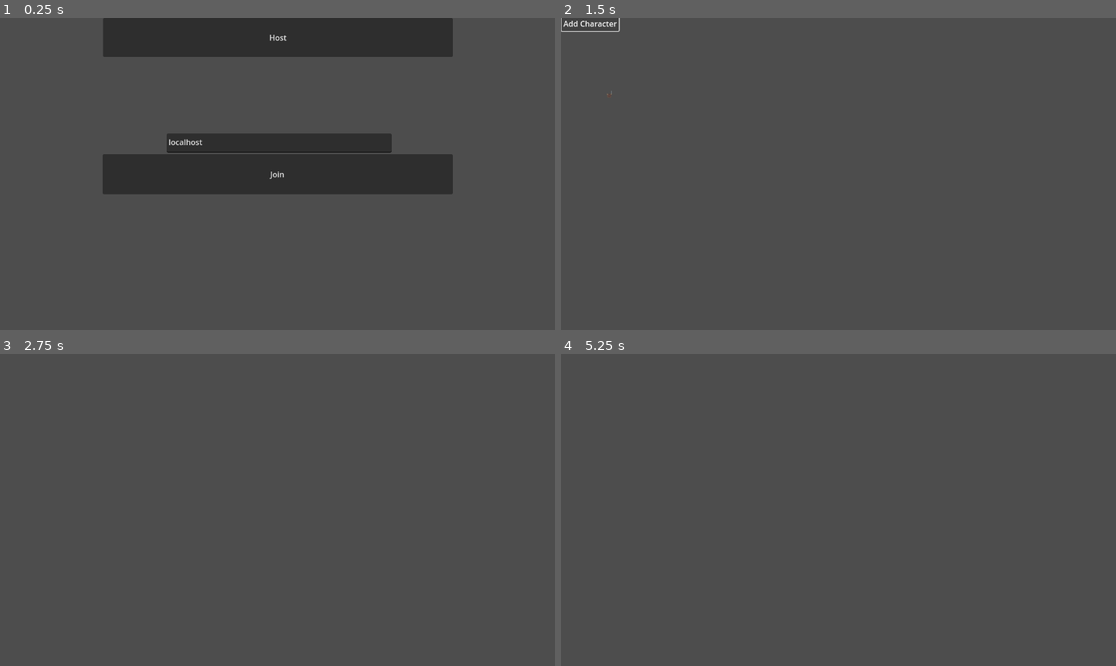
Above: before the commit, frames 1-4 (two rows, left to right).
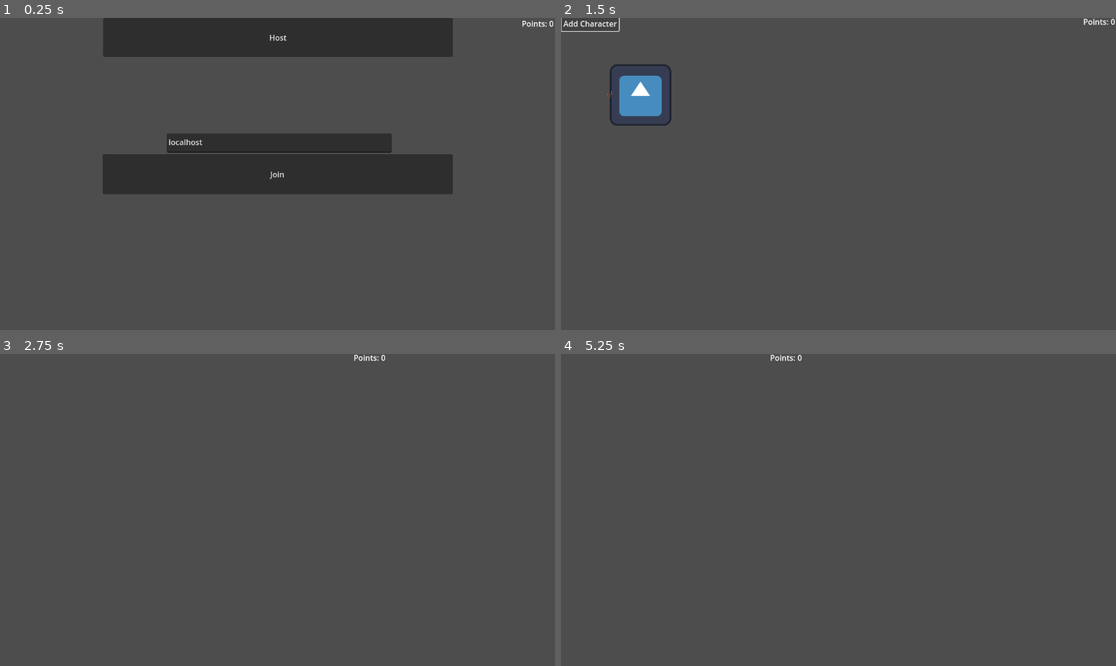
Above: after the commit, the same moments.

Repository: tomeng99/aoe-game-godot
Game: Godot game, scene res://scenes/Menu.tscn
Same seed, same stepped clock (60 frames per second), same inputs: the game is played once before the commit and once after it. The engine's default icon, where the game draws it, is replaced by a stand-in: a white triangle on a blue panel in a dark square.
Inputs (mouse positions are in pixels of both pictures, inside the frame that each line leads up to):
- Up to frame 1 (0.25 s): no input
- Up to frame 2 (1.5 s): click "Host" at 0.5 s; click "Add Character" at 1.25 s
- Up to frame 3 (2.75 s): tap Enter at 2 s; move the mouse to (49, 428) at 2.02 s; hold Right (ui_right) from 2.03 s (still down); click (49, 428) at 2.17 s
- Up to frame 4 (5.25 s): move the mouse to (727, 525) at 2.77 s; release Right (ui_right) at 2.78 s; hold Down (ui_down) 2.78-3.53 s; click (727, 525) at 2.92 s; tap Space at 3.5, 5 s; move the mouse to (894, 441) at 3.52 s; hold Right (ui_right) 3.53-4.28 s; click (894, 441) at 3.67 s; tap Enter at 4.25 s; move the mouse to (810, 572) at 4.27 s; hold Up (ui_up) 4.28-5.03 s; click (810, 572) at 4.42 s; move the mouse to (1005, 556) at 5.02 s; hold Left (ui_left) from 5.03 s (still down); click (1005, 556) at 5.17 s

The runs differ from the first frame. In frame 1, less than 0.1% of the frame differs, in the area x 94-100%, y 0-3%; in frame 2, 1.3%, in the area x 8-100%, y 0-35%; in frame 3, less than 0.1%; in frame 4, less than 0.1%.
Error after the commit: Out of bounds get index '0' (on base: 'Array[Node2D]') (res://scenes/apple.gd:9)

Commit message:
add apple

Diff:
--- a/scenes/Menu.tscn
+++ b/scenes/Menu.tscn
@@ -46,9 +46,16 @@
 placeholder_text = "IP"
 
 [node name="MultiplayerSpawner" type="MultiplayerSpawner" parent="."]
-_spawnable_scenes = PackedStringArray("res://scenes/Player.tscn", "res://scenes/Player.tscn", "res://scenes/Character.tscn", "res://scenes/AnotherCharacterSlow.tscn")
+_spawnable_scenes = PackedStringArray("res://scenes/Player.tscn", "res://scenes/Character.tscn", "res://scenes/AnotherCharacterSlow.tscn", "res://scenes/apple.tscn")
 spawn_path = NodePath("..")
 script = ExtResource("3_msxbj")
 
+[node name="Points" type="Label" parent="."]
+offset_left = 984.0
+offset_right = 1150.0
+offset_bottom = 23.0
+text = "Points: 0"
+horizontal_alignment = 2
+
 [connection signal="pressed" from="MenuBar/host" to="." method="_on_host_pressed"]
 [connection signal="pressed" from="MenuBar/join" to="." method="_on_join_pressed"]
--- /dev/null
+++ b/scenes/apple.gd
@@ -0,0 +1,14 @@
+extends Node2D
+
+# Called when the node enters the scene tree for the first time.
+func _ready() -> void:
+	$Area2D.area_entered.connect(_on_click)
+
+func _on_click(area: Area2D):
+	if multiplayer.is_server():
+		var overlapper = area.get_overlapping_bodies()[0]
+		print("Eaten by ", overlapper.get_multiplayer_authority())
+
+# Called every frame. 'delta' is the elapsed time since the previous frame.
+func _process(delta: float) -> void:
+	pass
--- /dev/null
+++ b/scenes/apple.tscn
@@ -0,0 +1,29 @@
+[gd_scene load_steps=5 format=3 uid="uid://8fxf5owjw5hj"]
+
+[ext_resource type="Script" path="res://scenes/apple.gd" id="1_j78od"]
+[ext_resource type="Texture2D" uid="uid://d2gacc45i4m3u" path="res://resources/icon.svg" id="1_wcoe2"]
+
+[sub_resource type="SceneReplicationConfig" id="SceneReplicationConfig_gq58j"]
+properties/0/path = NodePath(".:position")
+properties/0/spawn = true
+properties/0/replication_mode = 1
+
+[sub_resource type="CircleShape2D" id="CircleShape2D_xh3va"]
+radius = 79.1581
+
+[node name="Apple" type="Node2D"]
+script = ExtResource("1_j78od")
+
+[node name="TextureRect" type="TextureRect" parent="."]
+offset_right = 40.0
+offset_bottom = 40.0
+texture = ExtResource("1_wcoe2")
+
+[node name="MultiplayerSynchronizer" type="MultiplayerSynchronizer" parent="."]
+replication_config = SubResource("SceneReplicationConfig_gq58j")
+
+[node name="Area2D" type="Area2D" parent="."]
+
+[node name="CollisionShape2D" type="CollisionShape2D" parent="Area2D"]
+position = Vector2(66, 64)
+shape = SubResource("CircleShape2D_xh3va")
--- a/scenes/menu.gd
+++ b/scenes/menu.gd
@@ -1,6 +1,7 @@
 extends Node2D
 
 var peer = ENetMultiplayerPeer.new()
+
 @onready var menu_bar = $MenuBar
 
 func _on_host_pressed():
@@ -8,6 +9,13 @@
 	peer.create_server(25565)
 	multiplayer.multiplayer_peer = peer
 	multiplayer.peer_connected.connect(_add_player)
+
+	# Add the main scene first
+	#var main = main_scene.instantiate()
+	#add_child(main)
+	var apple = preload("res://scenes/apple.tscn").instantiate()
+	apple.global_position = Vector2(100, 100)
+	add_child(apple)
 
 	# Then add the local player
 	_add_player(multiplayer.get_unique_id())
--- a/scenes/selection_box.gd
+++ b/scenes/selection_box.gd
@@ -62,7 +62,6 @@
 	selection_box.size = (selection_end - selection_start).abs()
 
 	for character in characters_node.get_children():
-		print(character)
 		if get_selection_rect().has_point(character.global_position):
 			character.select()
 			if character not in selected_characters:
